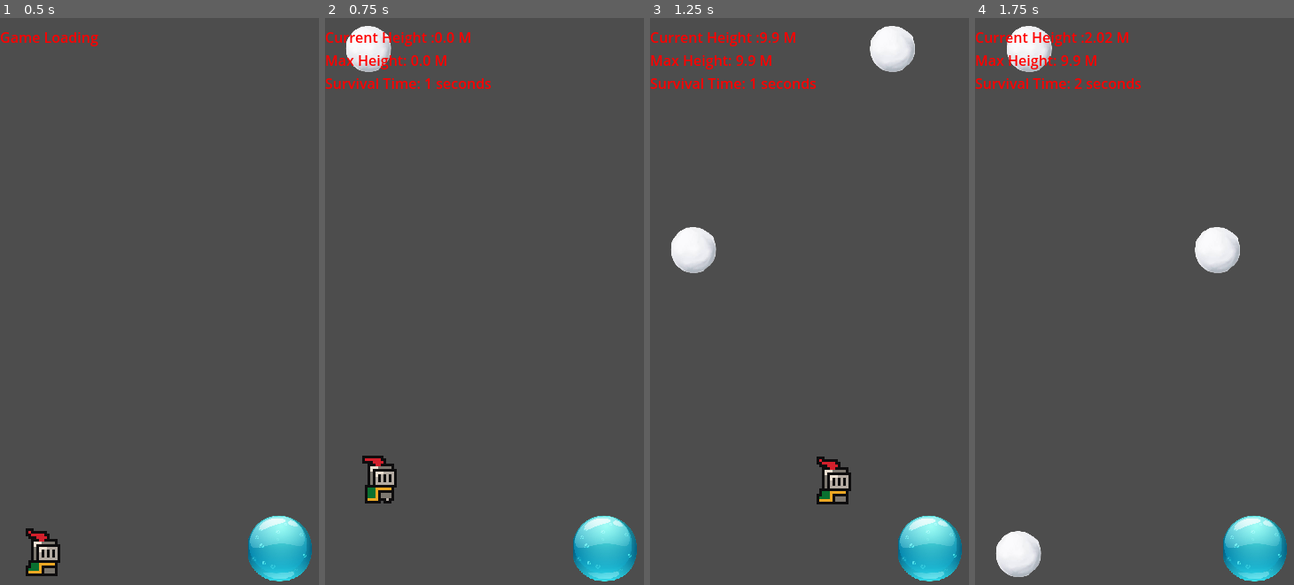
Above: before the commit, frames 1-4 (left to right).
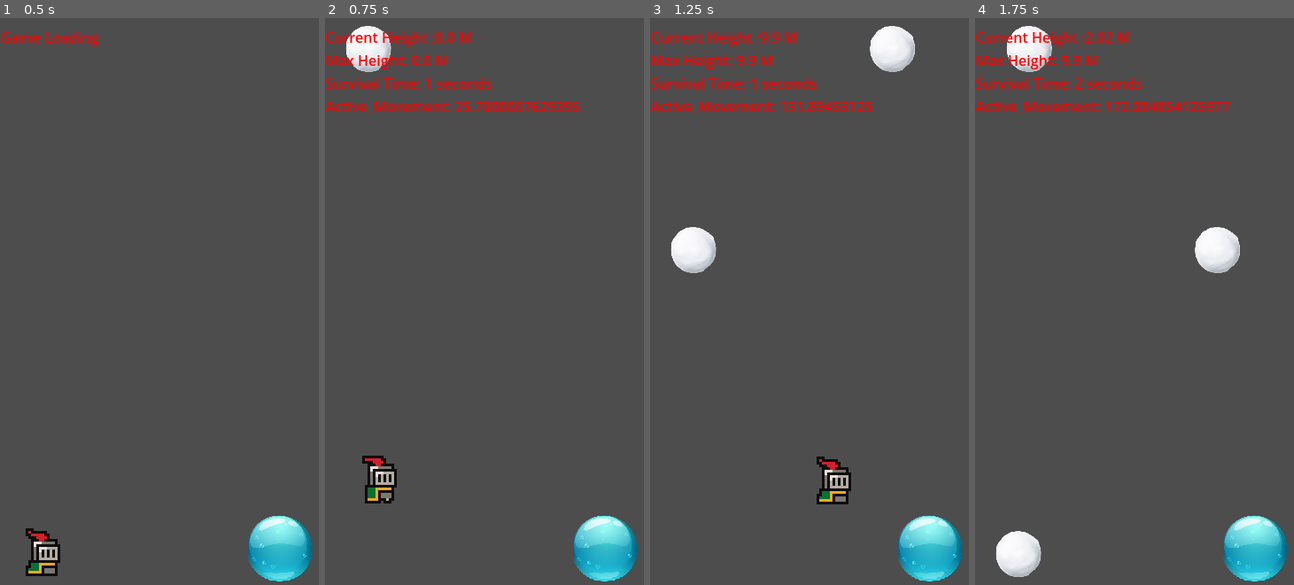
Above: after the commit, the same moments.

Repository: KushalRana/shirokuro
Game: Godot game, scene res://scenes/game.tscn
Same seed, same stepped clock (60 frames per second), same inputs: the game is played once before the commit and once after it.
Inputs (mouse positions are in pixels of both pictures, inside the frame that each line leads up to):
- Up to frame 1 (0.5 s): no input
- Up to frame 2 (0.75 s): move the mouse to (554, 273) at 0.52 s; hold Right (Move_Right) from 0.53 s (still down); hold Space (Jump) from 0.53 s (still down); click (554, 273) at 0.67 s
- Up to frame 3 (1.25 s): keep holding Right (Move_Right); keep holding Space (Jump)
- Up to frame 4 (1.75 s): release Right (Move_Right) at 1.25 s; release Space (Jump) at 1.25 s; drag from (1070, 329) to (1118, 414) at 1.27 s

Frame 1 is identical in both runs. In frame 2, 0.7% of the frame differs, in the area x 0-80%, y 14-17%; in frame 3, 0.6%; in frame 4, 0.7%.

Commit message:
Added Obstacles
Added obstacles, cliffs of 6 different shapes.

Caused snowballs to be trapped and affects Gameover logic

Added check of player movement to gameover logic.
So in addition to snowball position, player is also checked to have moved at least 30 units within last 5 seconds, else may gameover

Diff:
--- a/kuro's game/Kuro_Snowball/project.godot
+++ b/kuro's game/Kuro_Snowball/project.godot
@@ -1,3 +1,11 @@
+; Engine configuration file.
+; It's best edited using the editor UI and not directly,
+; since the parameters that go here are not all obvious.
+;
+; Format:
+;   [section] ; section goes between []
+;   param=value ; assign values to parameters
+
 config_version=5
 
 [application]
--- /dev/null
+++ b/kuro's game/Kuro_Snowball/scenes/cliff_a.tscn
@@ -0,0 +1,17 @@
+[gd_scene load_steps=3 format=3 uid="uid://baigsttaypmkb"]
+
+[ext_resource type="Texture2D" uid="uid://73araekdjb31" path="res://assets/sprites/cliffs.png" id="1_sgpul"]
+
+[sub_resource type="AtlasTexture" id="AtlasTexture_j0yex"]
+atlas = ExtResource("1_sgpul")
+region = Rect2(90.0124, 99.8292, 271.046, 228.249)
+
+[node name="Cliff_A" type="Node2D"]
+
+[node name="StaticBody2D" type="StaticBody2D" parent="."]
+
+[node name="Sprite2D" type="Sprite2D" parent="StaticBody2D"]
+texture = SubResource("AtlasTexture_j0yex")
+
+[node name="CollisionPolygon2D" type="CollisionPolygon2D" parent="StaticBody2D"]
+polygon = PackedVector2Array(61, -72, 102, -32, 98, 0, 129, 111, -135, 114, -136, 102, -121, 81, -121, 63, -93, 24, -79, 21, -89, -17, -60, -57, -48, -93, -16, -107, 17, -100, 42, -64)
--- /dev/null
+++ b/kuro's game/Kuro_Snowball/scenes/cliff_b.tscn
@@ -0,0 +1,19 @@
+[gd_scene load_steps=3 format=3 uid="uid://dl5omwieubjb7"]
+
+[ext_resource type="Texture2D" uid="uid://73araekdjb31" path="res://assets/sprites/cliffs.png" id="1_6kdnu"]
+
+[sub_resource type="AtlasTexture" id="AtlasTexture_tk5tj"]
+atlas = ExtResource("1_6kdnu")
+region = Rect2(385.931, 88.9533, 296.724, 239.662)
+
+[node name="Cliff_B" type="Node2D"]
+
+[node name="StaticBody2D" type="StaticBody2D" parent="."]
+
+[node name="Sprite2D" type="Sprite2D" parent="StaticBody2D"]
+texture = SubResource("AtlasTexture_tk5tj")
+
+[node name="CollisionPolygon2D" type="CollisionPolygon2D" parent="StaticBody2D"]
+position = Vector2(-0.5, 0.5)
+scale = Vector2(0.96875, 0.96875)
+polygon = PackedVector2Array(34.5806, -17.0323, 109.935, 6.70968, 117.161, 46.9677, 140.903, 59.3548, 157.419, 119.226, -137.806, 118.194, -115.097, 48, -83.0968, 23.2258, -62.4516, -80, -32.5161, -119.226, 9.80645, -106.839)
--- /dev/null
+++ b/kuro's game/Kuro_Snowball/scenes/cliff_c.tscn
@@ -0,0 +1,17 @@
+[gd_scene load_steps=3 format=3 uid="uid://dg23ctrebvhgs"]
+
+[ext_resource type="Texture2D" uid="uid://73araekdjb31" path="res://assets/sprites/cliffs.png" id="1_x2cqx"]
+
+[sub_resource type="AtlasTexture" id="AtlasTexture_3v17f"]
+atlas = ExtResource("1_x2cqx")
+region = Rect2(711.187, 88.9533, 271.046, 242.515)
+
+[node name="Cliff_C" type="Node2D"]
+
+[node name="StaticBody2D" type="StaticBody2D" parent="."]
+
+[node name="CollisionPolygon2D" type="CollisionPolygon2D" parent="StaticBody2D"]
+polygon = PackedVector2Array(56, -116, 79, -102, 99, -56, 123, -32, 135, 65, 136, 115, -126, 115, -136, 92, -128, 30, -84, 10, -65, -10, -6, 20, 17, -60)
+
+[node name="Sprite2D" type="Sprite2D" parent="StaticBody2D"]
+texture = SubResource("AtlasTexture_3v17f")
--- /dev/null
+++ b/kuro's game/Kuro_Snowball/scenes/cliff_d.tscn
@@ -0,0 +1,17 @@
+[gd_scene load_steps=3 format=3 uid="uid://p756t56st0g4"]
+
+[ext_resource type="Texture2D" uid="uid://73araekdjb31" path="res://assets/sprites/cliffs.png" id="1_ejp3d"]
+
+[sub_resource type="AtlasTexture" id="AtlasTexture_s5a72"]
+atlas = ExtResource("1_ejp3d")
+region = Rect2(92.0602, 391.384, 291.018, 239.662)
+
+[node name="Cliff_D" type="Node2D"]
+
+[node name="StaticBody2D" type="StaticBody2D" parent="."]
+
+[node name="CollisionPolygon2D" type="CollisionPolygon2D" parent="StaticBody2D"]
+polygon = PackedVector2Array(-5, -112, 27, -23, 20, 30, 28, 45, 35, 11, 53, -6, 61, -41, 86, -52, 103, -16, 102, 6, 130, 52, 136, 115, -127, 116, -152, 65, -110, -4, -80, 0, -54, -90)
+
+[node name="Sprite2D" type="Sprite2D" parent="StaticBody2D"]
+texture = SubResource("AtlasTexture_s5a72")
--- /dev/null
+++ b/kuro's game/Kuro_Snowball/scenes/cliff_e.tscn
@@ -0,0 +1,17 @@
+[gd_scene load_steps=3 format=3 uid="uid://8sqcmm04nu6l"]
+
+[ext_resource type="Texture2D" uid="uid://73araekdjb31" path="res://assets/sprites/cliffs.png" id="1_gbbdx"]
+
+[sub_resource type="AtlasTexture" id="AtlasTexture_8d1ag"]
+atlas = ExtResource("1_gbbdx")
+region = Rect2(414.463, 365.706, 293.871, 265.34)
+
+[node name="Cliff_E" type="Node2D"]
+
+[node name="StaticBody2D" type="StaticBody2D" parent="."]
+
+[node name="CollisionPolygon2D" type="CollisionPolygon2D" parent="StaticBody2D"]
+polygon = PackedVector2Array(-71, -120, -32, -124, -7, -76, -5, -50, 14, -35, 26, 18, 83, 12, 152, 101, 137, 129, -144, 127, -139, 53, -120, 24, -107, -77, -76, -100)
+
+[node name="Sprite2D" type="Sprite2D" parent="StaticBody2D"]
+texture = SubResource("AtlasTexture_8d1ag")
--- /dev/null
+++ b/kuro's game/Kuro_Snowball/scenes/cliff_f.tscn
@@ -0,0 +1,17 @@
+[gd_scene load_steps=3 format=3 uid="uid://cekx172b8yyy5"]
+
+[ext_resource type="Texture2D" uid="uid://73araekdjb31" path="res://assets/sprites/cliffs.png" id="1_dag5p"]
+
+[sub_resource type="AtlasTexture" id="AtlasTexture_o3fm3"]
+atlas = ExtResource("1_dag5p")
+region = Rect2(731.159, 371.412, 236.809, 251.074)
+
+[node name="Cliff_F" type="Node2D"]
+
+[node name="StaticBody2D" type="StaticBody2D" parent="."]
+
+[node name="CollisionPolygon2D" type="CollisionPolygon2D" parent="StaticBody2D"]
+polygon = PackedVector2Array(-10, -115, 39, -55, 54, -68, 87, -49, 93, -10, 110, 7, 101, 72, 120, 119, 110, 127, -93, 129, -111, 100, -112, 41, -76, -1, -59, -68)
+
+[node name="Sprite2D" type="Sprite2D" parent="StaticBody2D"]
+texture = SubResource("AtlasTexture_o3fm3")
--- a/kuro's game/Kuro_Snowball/scenes/game.tscn
+++ b/kuro's game/Kuro_Snowball/scenes/game.tscn
@@ -1,10 +1,11 @@
-[gd_scene load_steps=10 format=3 uid="uid://kf7ft8561xts"]
+[gd_scene load_steps=11 format=3 uid="uid://kf7ft8561xts"]
 
 [ext_resource type="Script" uid="uid://cyaay7qt3f4dy" path="res://scripts/game.gd" id="1_lnu2h"]
 [ext_resource type="PackedScene" uid="uid://bjttqlbdjuskd" path="res://scenes/background.tscn" id="1_uwrxv"]
 [ext_resource type="PackedScene" uid="uid://dn3ux3apbju6n" path="res://scenes/snow_ball.tscn" id="2_lbhrr"]
 [ext_resource type="PackedScene" uid="uid://omj2y7mwt8hv" path="res://scenes/player.tscn" id="2_yqjtg"]
 [ext_resource type="Texture2D" uid="uid://c20atakrhtmy0" path="res://assets/sprites/buttons.png" id="5_iywne"]
+[ext_resource type="PackedScene" uid="uid://cuomncejh6qye" path="res://scenes/obstacles.tscn" id="6_p57ef"]
 
 [sub_resource type="AtlasTexture" id="AtlasTexture_p57ef"]
 atlas = ExtResource("5_iywne")
@@ -51,5 +52,7 @@
 [node name="Update_Timer" type="Timer" parent="."]
 wait_time = 0.5
 
+[node name="Obstacles" parent="." instance=ExtResource("6_p57ef")]
+
 [connection signal="timeout" from="Snowball_Timer" to="." method="_on_snowball_timer_timeout"]
 [connection signal="timeout" from="Update_Timer" to="." method="_on_update_timer_timeout"]
--- /dev/null
+++ b/kuro's game/Kuro_Snowball/scenes/obstacles.tscn
@@ -0,0 +1,18 @@
+[gd_scene load_steps=8 format=3 uid="uid://cuomncejh6qye"]
+
+[ext_resource type="Script" uid="uid://bma0p5fy4x71w" path="res://scripts/obstacles.gd" id="1_3g423"]
+[ext_resource type="PackedScene" uid="uid://baigsttaypmkb" path="res://scenes/cliff_a.tscn" id="2_0xfci"]
+[ext_resource type="PackedScene" uid="uid://dl5omwieubjb7" path="res://scenes/cliff_b.tscn" id="3_p7p8a"]
+[ext_resource type="PackedScene" uid="uid://dg23ctrebvhgs" path="res://scenes/cliff_c.tscn" id="4_by4sd"]
+[ext_resource type="PackedScene" uid="uid://p756t56st0g4" path="res://scenes/cliff_d.tscn" id="5_ojery"]
+[ext_resource type="PackedScene" uid="uid://8sqcmm04nu6l" path="res://scenes/cliff_e.tscn" id="6_qdx3v"]
+[ext_resource type="PackedScene" uid="uid://cekx172b8yyy5" path="res://scenes/cliff_f.tscn" id="7_s0ksf"]
+
+[node name="Obstacles" type="Node2D"]
+script = ExtResource("1_3g423")
+cliff_a = ExtResource("2_0xfci")
+cliff_b = ExtResource("3_p7p8a")
+cliff_c = ExtResource("4_by4sd")
+cliff_d = ExtResource("5_ojery")
+cliff_e = ExtResource("6_qdx3v")
+cliff_f = ExtResource("7_s0ksf")
--- a/kuro's game/Kuro_Snowball/scripts/game.gd
+++ b/kuro's game/Kuro_Snowball/scripts/game.gd
@@ -26,6 +26,14 @@
 var diff_incr_interval
 
 var game_over
+var last_player_pos
+var max_ticks_not_moving
+var tick_player_not_moving
+
+
+var last_obstacle_y
+var obstacle_interval
+var rnd
 
 #Generate snowball
 @export var snowball: PackedScene
@@ -79,6 +87,16 @@
 	diff_incr_interval=3
 	game_over=false
 
+	last_player_pos=Vector2($Player/RigidBody2D.global_position)
+	max_ticks_not_moving=10 #timer interval 0.5 sec so 5 sec is 10 ticks
+	tick_player_not_moving=0
+
+	last_obstacle_y=0.0 #to hwlp limit obstacles placed
+	obstacle_interval=srn.y/3
+	rnd=RandomNumberGenerator.new()
+	rnd.randomize()
+
+
 func _process(delta):
 	#keyboard handle
 	if Input.is_action_pressed("Move_Right"):
@@ -104,11 +122,8 @@
 	#cap the speed
 	cap_spd()
 
-	#Screen movement
-	if ($Player/RigidBody2D.position.y-char_init_offset) < ($Camera2D.offset.y-camera_shift_interval*14):
-		$Camera2D.offset=Vector2(0.0,$Camera2D.offset.y-camera_shift_interval/4)
-		$JumpButton.position=Vector2(srn.x-10-$JumpButton.shape.radius,$Camera2D.offset.y-$JumpButton.shape.radius)
-		$Info.position=Vector2(0.0,-camera_y_start+$Camera2D.offset.y)
+	#scroll up as player proceeds
+	move_screen()
 
 	check_gameOver()
 
@@ -172,6 +187,21 @@
 	if $Player/RigidBody2D.linear_velocity.y<-max_spd:
 		$Player/RigidBody2D.linear_velocity=Vector2($Player/RigidBody2D.linear_velocity.x,-max_spd)
 
+func move_screen():
+	#if player position is above mid screen, scroll screen up
+	if ($Player/RigidBody2D.position.y-char_init_offset) < ($Camera2D.offset.y-camera_shift_interval*14):
+		$Camera2D.offset=Vector2(0.0,$Camera2D.offset.y-camera_shift_interval/4)
+		$JumpButton.position=Vector2(srn.x-10-$JumpButton.shape.radius,$Camera2D.offset.y-$JumpButton.shape.radius)
+		$Info.position=Vector2(0.0,-camera_y_start+$Camera2D.offset.y)
+
+		#if scroll screen up, check if should add an obstacle
+		if($Camera2D.offset.y<(last_obstacle_y-obstacle_interval) && rnd.randi()%2): #decide if should add obstacle
+			last_obstacle_y=$Camera2D.offset.y
+			var flip=rnd.randi()%2
+			var obstacle_x = 0.0
+			if(flip): #decide if should be left or right
+				obstacle_x=srn.x
+			$Obstacles.add_obstacle(rnd.randi()%6+1,Vector2(obstacle_x,-camera_y_start+$Camera2D.offset.y+200),flip)
 
 func _on_update_timer_timeout() -> void:
 	#Initialize distance
@@ -192,6 +222,9 @@
 		$Info.text="Current Height :" + str(cur_height) + " M\n"
 		$Info.text+="Max Height: " + str(max_height) + " M\n"
 		$Info.text+="Survival Time: " + str(snapped(survival_time,1)) + " seconds"
+
+		##debugging info
+		$Info.text+="\nActive_Movement: " + str(last_player_pos.distance_to($Player/RigidBody2D.global_position))
 
 		#Difficulty up every 10 seconds
 		#but cap at 0.01 sec interval
@@ -200,6 +233,13 @@
 			spd=max(0.01,spd) #cannot go below 0.01
 			$Snowball_Timer.wait_time=spd
 
+		#chk if player moving
+		if(last_player_pos.distance_to($Player/RigidBody2D.global_position)<30.0):
+			tick_player_not_moving+=1
+		else:
+			tick_player_not_moving=0
+		last_player_pos = Vector2($Player/RigidBody2D.global_position)
+
 func check_gameOver():
 	var camera=$Camera2D.global_position+$Camera2D.offset
 	var srn_top_y=camera.y-srn.y/2 + 50
@@ -209,9 +249,10 @@
 	var snowballs = get_tree().get_nodes_in_group("new_snowballs")
 	for snball in snowballs:
 		if game_over == false && snball.find_child("RigidBody2D").linear_velocity.y < 0.0:
-			if snball.find_child("RigidBody2D").global_position.y < player_buried_y:
+			if snball.find_child("RigidBody2D").global_position.y < player_buried_y && tick_player_not_moving >= max_ticks_not_moving:
 				game_over=true
-			if snball.find_child("RigidBody2D").global_position.y < srn_top_y:
+			if snball.find_child("RigidBody2D").global_position.y < srn_top_y && tick_player_not_moving >= max_ticks_not_moving:
 				game_over=true
 			#snowballs that are stopped or bounced do not need to be checked anymore
-			snball.remove_from_group("new_snowballs")
+			if snball.find_child("RigidBody2D").global_position.y > $Player/RigidBody2D.position.y:
+				snball.remove_from_group("new_snowballs")
--- /dev/null
+++ b/kuro's game/Kuro_Snowball/scripts/obstacles.gd
@@ -0,0 +1,39 @@
+extends Node2D
+
+@export var cliff_a: PackedScene
+@export var cliff_b: PackedScene
+@export var cliff_c: PackedScene
+@export var cliff_d: PackedScene
+@export var cliff_e: PackedScene
+@export var cliff_f: PackedScene
+
+
+func add_obstacle(item,pos,flip):
+	var dup
+
+	if(item==1):
+		dup=cliff_a.instantiate()
+	elif(item==2):
+		dup=cliff_b.instantiate()
+	elif(item==3):
+		dup=cliff_c.instantiate()
+	elif(item==4):
+		dup=cliff_d.instantiate()
+	elif(item==5):
+		dup=cliff_e.instantiate()
+	elif(item==6):
+		dup=cliff_f.instantiate()
+
+	var scale = 0.3 #if 3 means 1/3 the size
+	dup.rotation_degrees=90.0
+	dup.position+=pos
+	#shift half the height from 0,0 with scaling
+	#if flip x axis, since rotated, is x position shift and y position scale
+	if(flip):
+		dup.position+=Vector2(-dup.find_child("StaticBody2D").find_child("Sprite2D").texture.get_height()*scale/2,0.0)
+		dup.scale=Vector2(scale,-scale)
+	else:
+		dup.position+=Vector2(dup.find_child("StaticBody2D").find_child("Sprite2D").texture.get_height()*scale/2,0.0)
+		dup.scale=Vector2(scale,scale)
+
+	add_child(dup)
Binary file added: kuro's game/Kuro_Snowball/assets/sprites/cliffs.png
Not shown, added: kuro's game/Kuro_Snowball/assets/sprites/cliffs.png.import
Not shown, added: kuro's game/Kuro_Snowball/scripts/obstacles.gd.uid
